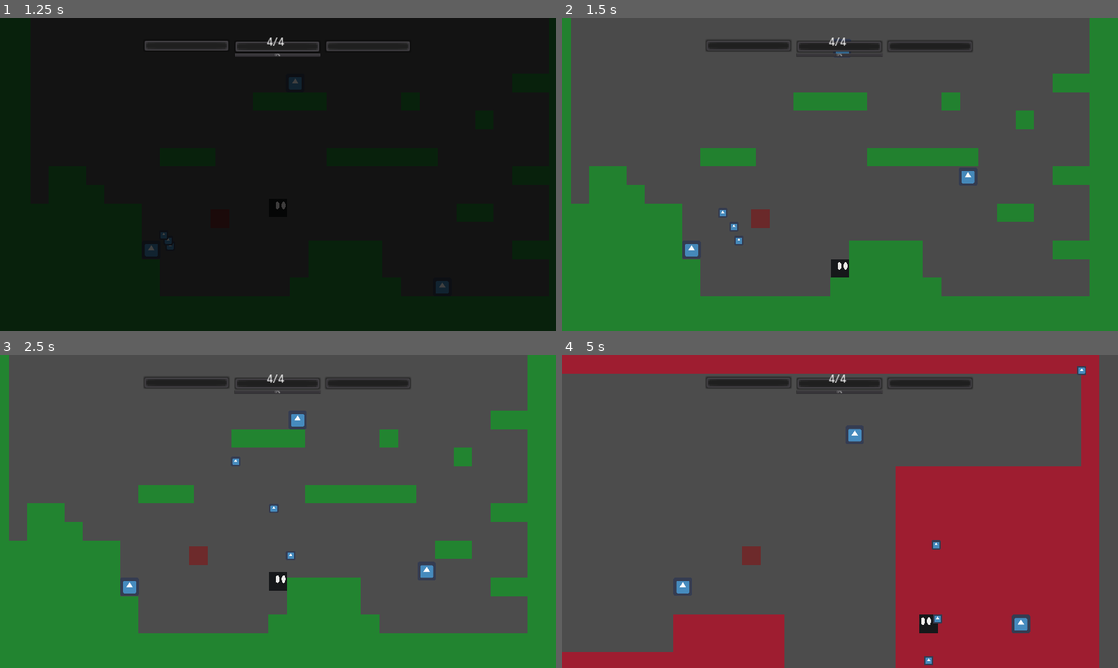
Above: before the commit, frames 1-4 (two rows, left to right).
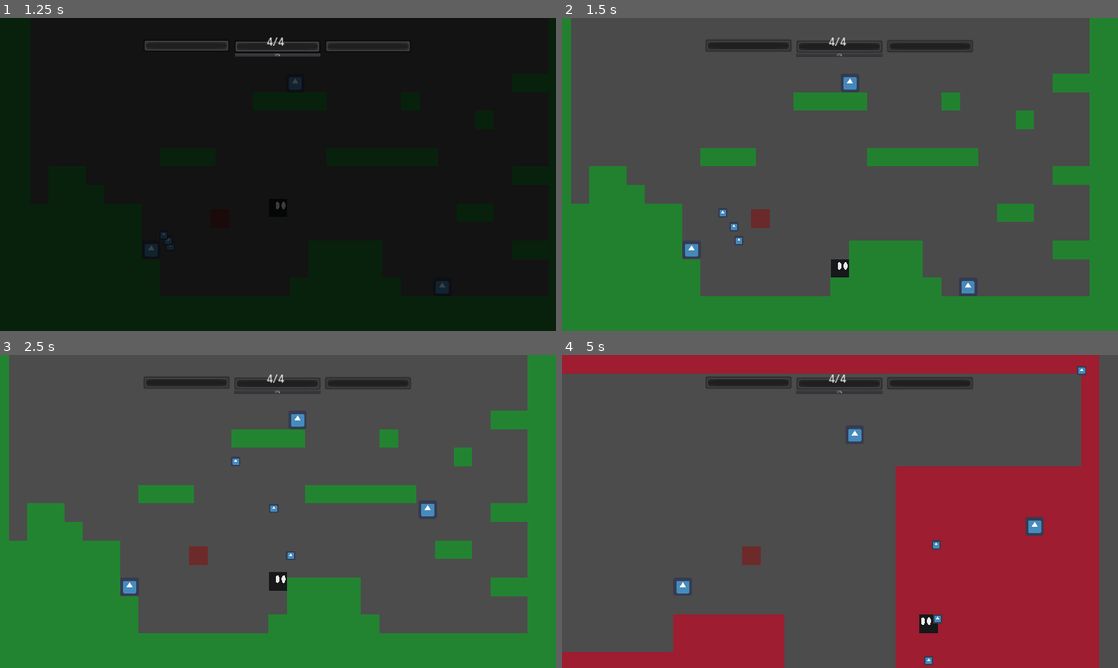
Above: after the commit, the same moments.

Repository: korvato-prime/hyperdimensional-knight
Game: Godot game, scene res://interface/TitleSceen.tscn
Two runs of this game, one before a commit and one after it. Both use one fixed random seed, a clock stepped at 60 frames per second and the inputs below. The engine's default icon, where the game draws it, is replaced by a stand-in: a white triangle on a blue panel in a dark square.
Inputs:
- Up to frame 1 (1.25 s): click "New Game" at 0.5 s
- Up to frame 2 (1.5 s): hold Right (ui_right) from 1.28 s (still down); hold Z (confirm) from 1.28 s (still down)
- Up to frame 3 (2.5 s): tap Up (jump) at 1.52, 1.55, 1.82, 2.1, 2.27 s; release Right (ui_right) at 2.03 s; release Z (confirm) at 2.03 s; hold Down (ui_down) from 2.03 s (still down); tap Z (confirm) at 2.3 s
- Up to frame 4 (5 s): tap Up (jump) at 2.57, 3.05, 3.77, 4.07, 4.35, 4.52, 4.82 s; release Down (ui_down) at 2.78 s; hold Z (confirm) 2.78-3.53 s; hold Right (ui_right) 2.78-4.28 s; tap Z (confirm) at 3.6 s; hold Left (ui_left) from 4.28 s (still down); tap X (cancel) at 4.9 s

Frame 1 is identical in both runs. In frame 2, 0.3% of the frame differs, in the area x 49-75%, y 10-88%; in frame 3, 0.2%; in frame 4, 0.4%, in the area x 80-87%, y 51-89%.

Commit message:
removed input coming from the player in enemies

Diff:
--- a/enemies/jumper/Jumper_SM.gd
+++ b/enemies/jumper/Jumper_SM.gd
@@ -12,42 +12,7 @@
 	call_deferred("set_state", states.idle)
 
 func _get_input():
-
 	parent._horizontal_move()
-
-	if Input.is_action_just_pressed("attack"):
-		parent.attacking()
-
-	if Input.is_action_just_pressed("confirm"):
-		if Input.is_action_pressed("down"):
-			parent.set_collision_mask_bit(parent.DROP_THRU_BIT, false)
-		else:
-			parent.pre_jump_timer = parent.PRE_JUMP_PRESSED
-
-	if states.jump == state:
-		#frenar el salto si suelto jump_button
-		if !Input.is_action_pressed("confirm"):
-			if parent.velocity.y < 0:
-				parent.velocity.y /= 2
-	if Input.is_action_just_pressed("cancel"):
-		parent.emit_signal("dimension_swap")
-	if Input.is_action_just_pressed("head"):
-		if !reverted:
-			parent.gravity_fall = -6200
-			parent.gravity_jump = -4800
-			parent.jump_velocity = 1625
-			parent.velocity_fall_max = -2000
-			parent.UP = Vector2(0,1)
-			parent.rotation_degrees = 180
-			reverted = true
-		else:
-			parent.gravity_fall = 6200
-			parent.gravity_jump = 4800
-			parent.jump_velocity = -1625
-			parent.velocity_fall_max = 2000
-			parent.UP = Vector2(0,-1)
-			parent.rotation_degrees = 0
-			reverted = false
 
 func _state_logic(delta):
 	if Input.is_action_just_pressed("select"):
--- a/enemies/walker/Walker_SM.gd
+++ b/enemies/walker/Walker_SM.gd
@@ -12,42 +12,7 @@
 	call_deferred("set_state", states.idle)
 
 func _get_input():
-
 	parent._horizontal_move()
-
-	if Input.is_action_just_pressed("attack"):
-		parent.attacking()
-
-	if Input.is_action_just_pressed("confirm"):
-		if Input.is_action_pressed("down"):
-			parent.set_collision_mask_bit(parent.DROP_THRU_BIT, false)
-		else:
-			parent.pre_jump_timer = parent.PRE_JUMP_PRESSED
-
-	if states.jump == state:
-		#frenar el salto si suelto jump_button
-		if !Input.is_action_pressed("confirm"):
-			if parent.velocity.y < 0:
-				parent.velocity.y /= 2
-	if Input.is_action_just_pressed("cancel"):
-		parent.emit_signal("dimension_swap")
-	if Input.is_action_just_pressed("head"):
-		if !reverted:
-			parent.gravity_fall = -6200
-			parent.gravity_jump = -4800
-			parent.jump_velocity = 1625
-			parent.velocity_fall_max = -2000
-			parent.UP = Vector2(0,1)
-			parent.rotation_degrees = 180
-			reverted = true
-		else:
-			parent.gravity_fall = 6200
-			parent.gravity_jump = 4800
-			parent.jump_velocity = -1625
-			parent.velocity_fall_max = 2000
-			parent.UP = Vector2(0,-1)
-			parent.rotation_degrees = 0
-			reverted = false
 
 func _state_logic(delta):
 	if Input.is_action_just_pressed("select"):
